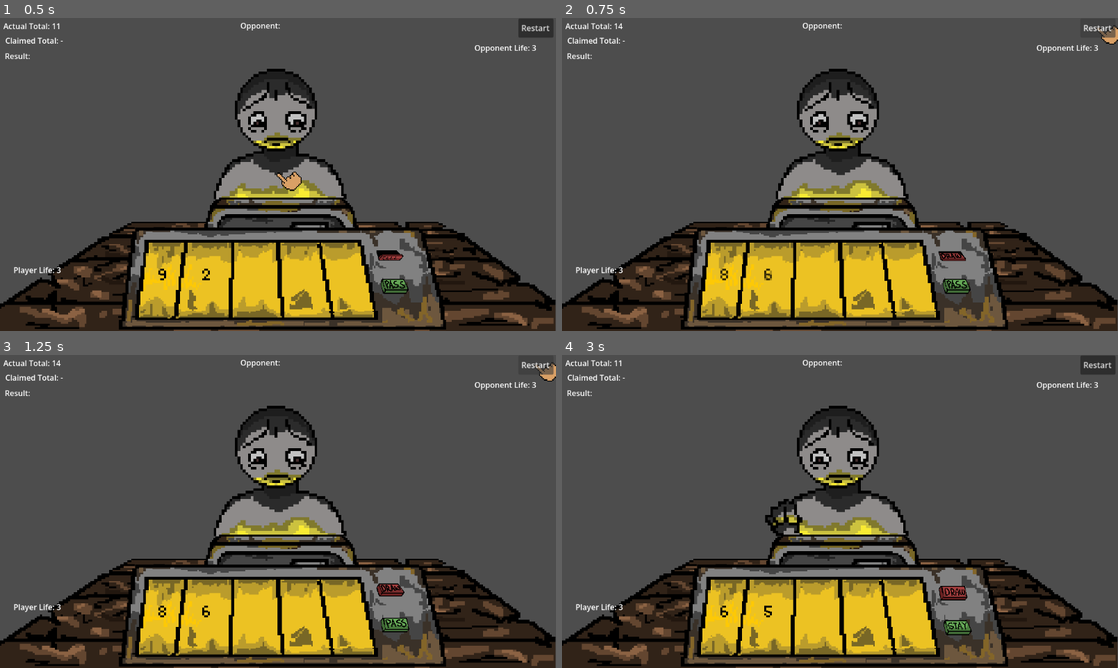
Above: before the commit, frames 1-4 (two rows, left to right).
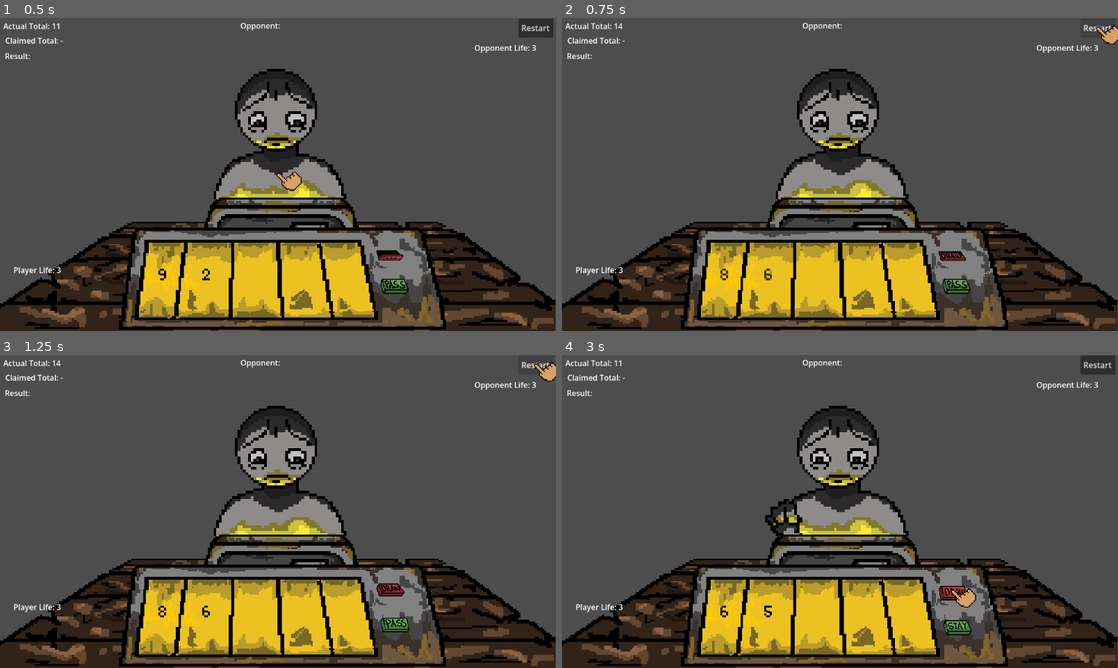
Above: after the commit, the same moments.

Repository: Yatagarasu163/BluffJack
Game: Godot game, scene res://Scenes/Levels/Level 3.tscn
Same seed, same stepped clock (60 frames per second), same inputs: the game is played once before the commit and once after it. The project has no main scene, so this scene is started directly.
Inputs (mouse positions are in pixels of both pictures, inside the frame that each line leads up to):
- Up to frame 1 (0.5 s): no input
- Up to frame 2 (0.75 s): click "Restart" at 0.5 s
- Up to frame 3 (1.25 s): no input
- Up to frame 4 (3 s): click "Restart" at 1.25 s; click "Restart" at 2 s; click (951, 592) at 2.75 s

Frame 1 is identical in both runs. In frame 2, less than 0.1% of the frame differs, in the area x 96-100%, y 2-7%; in frame 3, less than 0.1%; in frame 4, 0.2%, in the area x 70-75%, y 74-81%.

Commit message:
Draw Powerup
TY SAIF, ILY ISHOWSPEED, MY TRUE ISHOWMEAT

Diff:
--- a/bluff-jack/Assets/Scripts/PlayerControl.gd
+++ b/bluff-jack/Assets/Scripts/PlayerControl.gd
@@ -17,6 +17,7 @@
 @onready var monitor_cards = $MonitorCards;
 signal restart_game;
 @onready var anim = $AnimationController;
+var draw_powerup = false;
 
 
 func _ready():
@@ -33,6 +34,12 @@
 
 func _on_turn_changed(turn) -> void:
 	if turn == game_manager.Turn.PLAYER:
+
+		# Triggers the draw powerup from the enemy
+		if draw_powerup:
+			_draw_powerup();
+			draw_powerup = true;
+
 		if game_manager.player_state == game_manager.State.DRAW:
 			to_phase_1();
 		elif game_manager.player_state == game_manager.State.BLUFF:
@@ -268,3 +275,12 @@
 
 func _on_next_level_button_pressed() -> void:
 	pass # Replace with function body.
+
+func _draw_powerup() -> void:
+	print("Before powerup: ", cards);
+	var changed_card_position:int = randi_range(0, 1);
+	var new_value:int = randi_range(1, 9);
+	cards[changed_card_position] = new_value;
+	print("After powerup: ", cards);
+
+	# Find a way to update the visuals here. @Saif Musthafa, the rastafarah IShowSpeed
--- a/bluff-jack/Assets/Scripts/enemy.gd
+++ b/bluff-jack/Assets/Scripts/enemy.gd
@@ -8,6 +8,7 @@
 var turn_number = 0;
 var life_total = 3;
 @onready var anim = $AnimationController;
+@export var has_draw_powerup = false;
 
 
 # Chance mechanics
@@ -20,6 +21,8 @@
 	game_manager.start_game.connect(_on_match_started);
 	game_manager.register_enemy();
 	print("Enemy Registered")
+	if has_draw_powerup:
+		game_manager._trigger_draw_powerup();
 
 func _on_turn_changed(turn):
 	if turn == game_manager.Turn.ENEMY:
@@ -27,6 +30,7 @@
 
 func _on_match_started() -> void:
 	life_total = 3;
+
 
 func new_game() -> void:
 	life_total = 3;
--- a/bluff-jack/Assets/Scripts/enemy_animation_controller.gd
+++ b/bluff-jack/Assets/Scripts/enemy_animation_controller.gd
@@ -82,8 +82,8 @@
 					anim.play("knife_pass");
 					anim.speed_scale = randf_range(min_anim_speed, max_anim_speed);
 
-func _on_select_option() -> void:
-	anim.play()
+
+
 
 func _on_idle_finished() -> void:
 	if enemy_life > 1:
--- a/bluff-jack/Assets/Scripts/game_manager.gd
+++ b/bluff-jack/Assets/Scripts/game_manager.gd
@@ -394,3 +394,6 @@
 	player.get_node("MonitorCards").visible = false
 	player.get_node("RestartUI").visible = false
 	enemy.get_node("AnimationController").visible = false
+
+func _trigger_draw_powerup() -> void:
+	player.draw_powerup = true;
--- a/bluff-jack/Scenes/Levels/Level 3.tscn
+++ b/bluff-jack/Scenes/Levels/Level 3.tscn
@@ -13,7 +13,9 @@
 
 [node name="Enemy" parent="." unique_id=572914806 instance=ExtResource("3_0fsnw")]
 position = Vector2(575, 265)
+has_draw_powerup = true
 paranoia_value = 0.5
 
 [node name="Custom Cursor" parent="." unique_id=1705748054 instance=ExtResource("4_2dwo8")]
+z_index = 100
 position = Vector2(1152, 648)
--- a/bluff-jack/Scenes/Prefabs/player.tscn
+++ b/bluff-jack/Scenes/Prefabs/player.tscn
@@ -303,8 +303,6 @@
 texture_filter = 5
 position = Vector2(146.99994, 27)
 
-[connection signal="pressed" from="FinalScreen/ReplayButton" to="." method="_on_replay_button_pressed"]
-[connection signal="pressed" from="FinalScreen/NextLevelButton" to="." method="_on_next_level_button_pressed"]
 [node name="AnimationController" type="Node2D" parent="." unique_id=1272929798]
 texture_filter = 5
 position = Vector2(878, 379)
@@ -317,6 +315,8 @@
 sprite_frames = SubResource("SpriteFrames_k7ict")
 animation = &"warning"
 
+[connection signal="pressed" from="FinalScreen/ReplayButton" to="." method="_on_replay_button_pressed"]
+[connection signal="pressed" from="FinalScreen/NextLevelButton" to="." method="_on_next_level_button_pressed"]
 [connection signal="pressed" from="BluffUI/BluffButton" to="." method="_on_bluff_button_pressed"]
 [connection signal="pressed" from="BluffUI/TruthButton" to="." method="_on_truth_button_pressed"]
 [connection signal="text_changed" from="BluffUI/Control/BluffInput" to="." method="_on_bluff_input_text_changed"]
